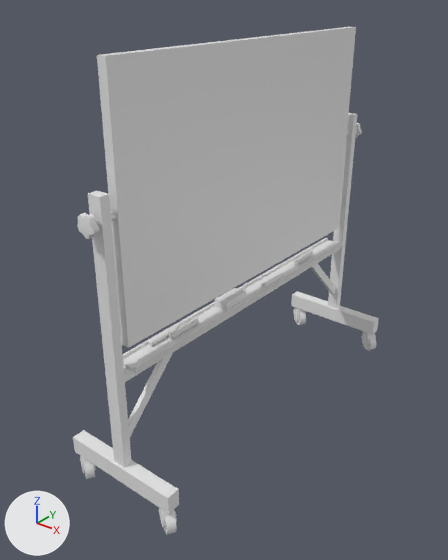
A saved change to the OBJ model media/model/mapmodel/nieb/complex/white_board/model.obj.
Camera for both pictures: a camera (50 mm lens) standing at (19.4, -26.7, 24.6) and looking at (-0.6, -1.7, 9.2). Lighting does not change. The marker at lower left points along +X, +Y and +Z. Where no turn or scale is listed for an object, it has been applied to the vertices. Vertices at the same position are counted once.

Objects in the first picture: 'model'.
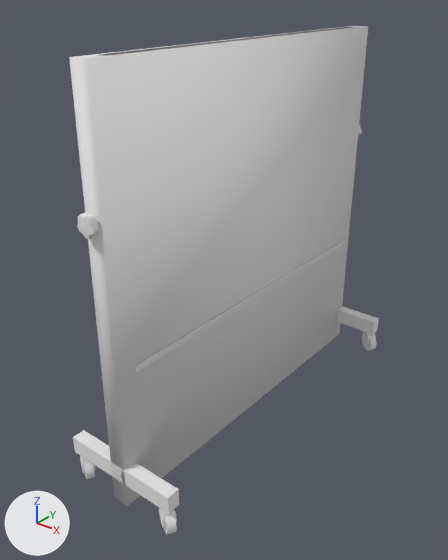
Scene script edits in JSON lines:
```json
{"op": "add", "block": "mat_default", "code": ["mat_default = principled_material('Default')", "mat_default.base_color = (0.8, 0.8, 0.8)  # white #e7e7e7", "mat_default.roughness = 1.0"]}
{"block": "me_model", "where": "me_model.from_pydata(...)  # 390 vertices, 424 faces; spans x -3.5..3.8, y -11.6..11.6, z 0.0..22.0"}
{"block": "me_model", "where": "# used by ob_model"}
{"block": "me_model", "change": "me_model part 1: a new loose piece, a box spanning x -0.5..0.5, y -11.1..11.1, z 0.0..22.0, in mat_default (white #e7e7e7)"}
{"op": "add", "block": "me_model", "code": "me_model.materials.append(mat_default)  # white #e7e7e7"}
```

Changed parts and their boxes (x1, y1, x2, y2) in the pictures (448 x 560 px):
```json
{"object": "model", "change": "reshaped", "before": [73, 27, 379, 534], "after": [69, 26, 379, 534]}
{"part": 1, "of": "me_model", "change": "added", "after": [69, 26, 368, 506]}
```
